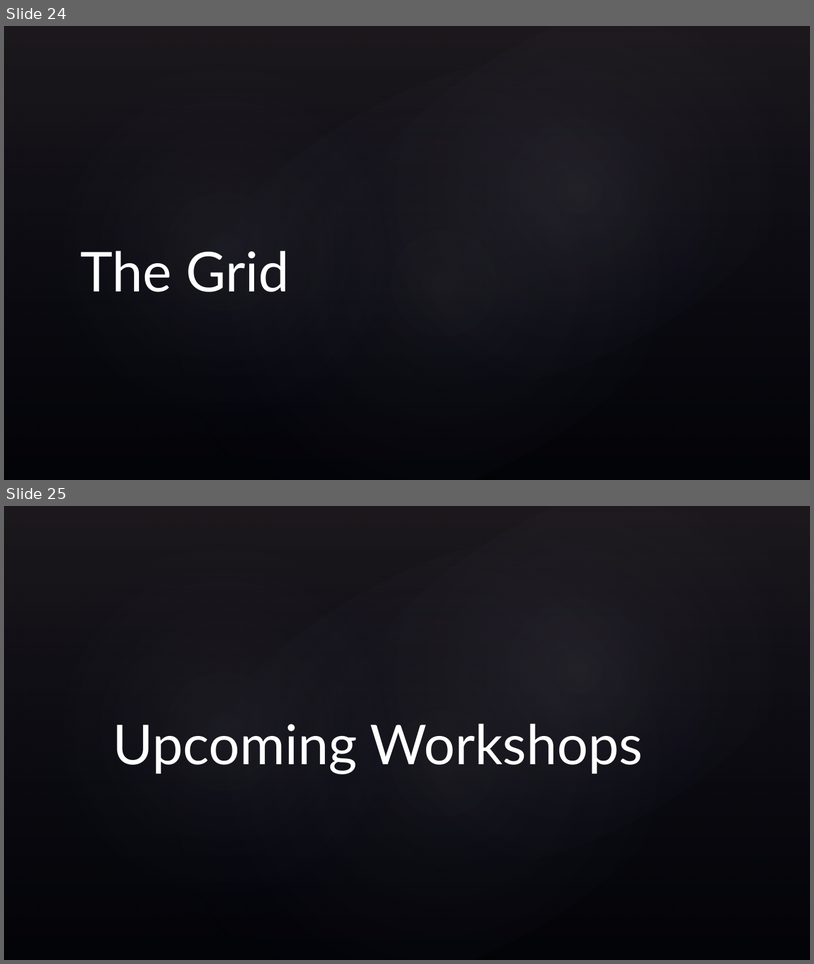
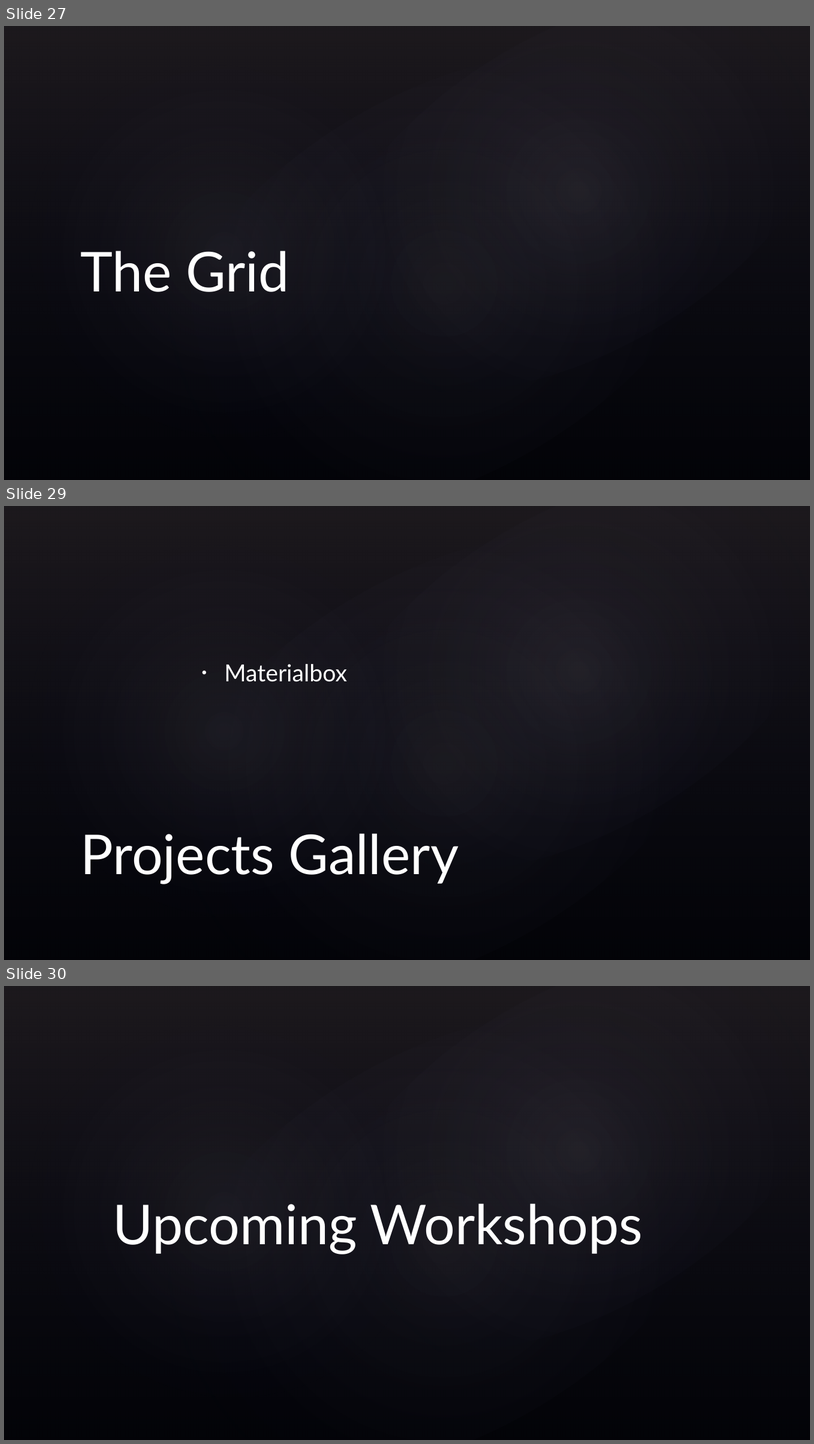
Before and after one commit to Dogfalo/WDW-CSS-Workshop, a slide deck: CSS Frameworks.pptx. Shown one above the other, each under a label of ours: slides 24 and 25 before the commit, slides 27, 29 and 30 after it; the slides between them are not shown. The pictures are 814x964 and 814x1444 pixels, drawn with LibreOffice and Linux fonts; fonts in the diff are those of the drawing; background and template pictures are left out. Boxes give left, top, right and bottom in pixels: in the first picture for what was removed or moved away, otherwise in the second. Text is boxed around its words. In the diff, an @@ line names an element or a change of style, - is before the commit and + after.

```diff
--- a/CSS Frameworks.pptx
+++ b/CSS Frameworks.pptx
@@ slide 29 added at [4, 506, 810, 960], background picture (left out); not listed: 4 template elements that a slide beside it also shows @@
@@ text added at [224, 664, 347, 682], 21 pt, text #FFFFFF @@
+• Materialbox
@@ title added at [81, 833, 459, 884], 49 pt, text #FFFFFF @@
+Projects Gallery
@@ what was slide 24 is now slide 27 @@
@@ what was slide 25 is now slide 30 @@
```
Also in this commit, not shown: 5 slides changed, 6 other slides added, 2 slides removed, 1 other file.
